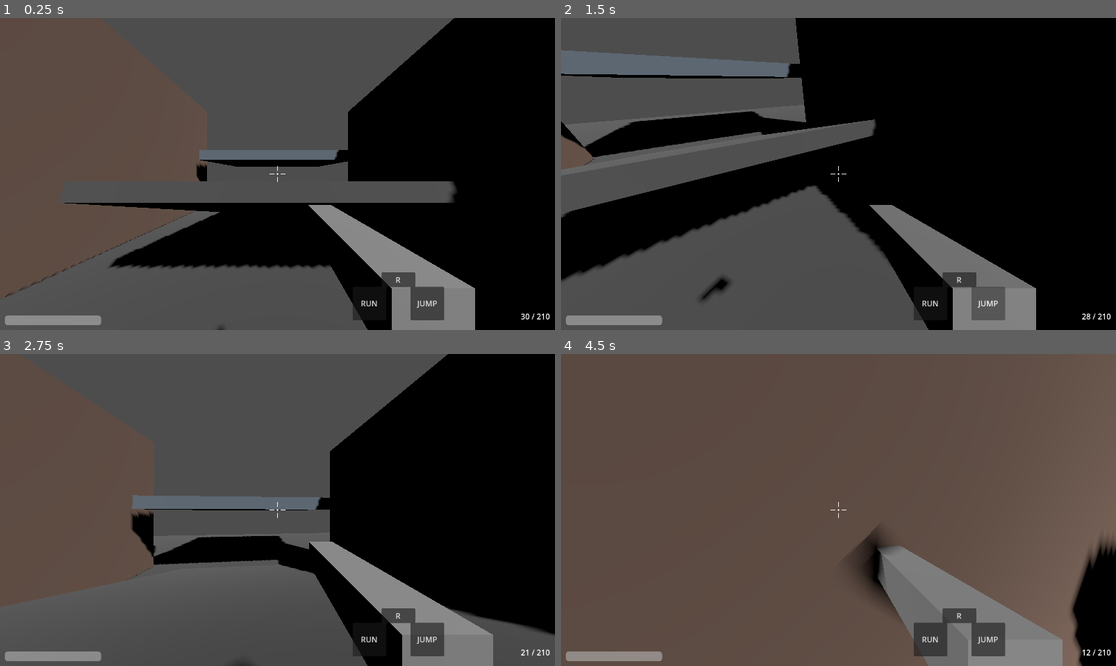
Above: before the commit, frames 1-4 (two rows, left to right).
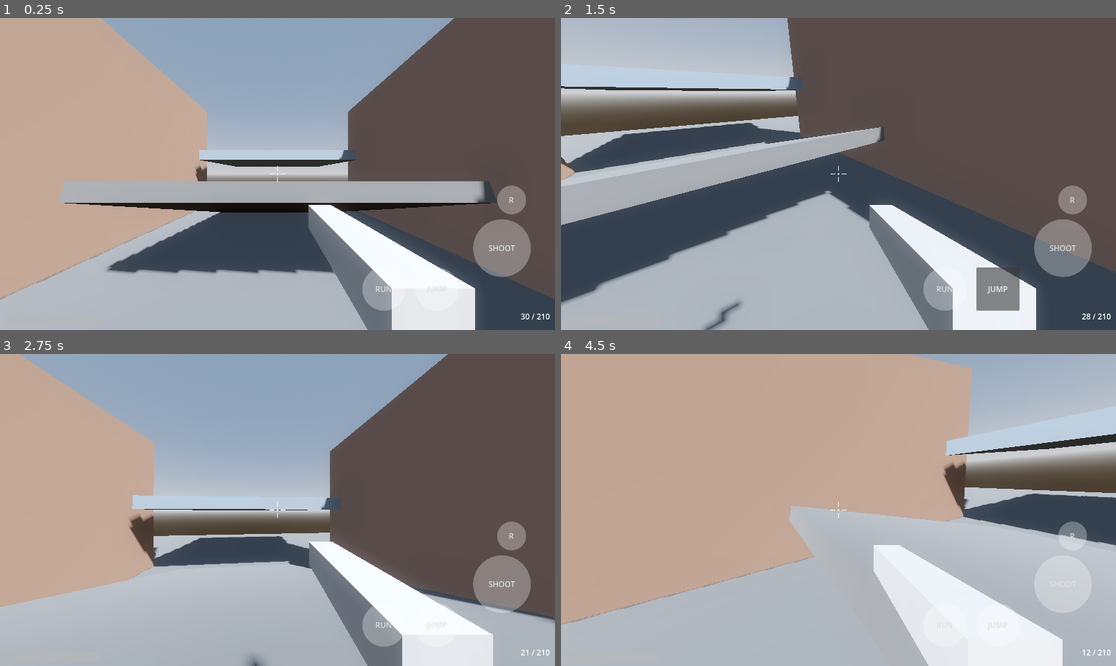
Above: after the commit, the same moments.

Repository: andreslpxz/bo-3-mobile
Game: Godot game, scene res://scenes/Main.tscn
The game is run twice, just before and just after one commit, with the same random seed, the same clock (stepped at 60 frames per second) and the same inputs.
Inputs (mouse positions are in pixels of both pictures, inside the frame that each line leads up to):
- Up to frame 1 (0.25 s): no input
- Up to frame 2 (1.5 s): click (1060, 248) at 0.5 s, where only the run after the commit has a clickable "SHOOT"; click "JUMP" at 1.25 s
- Up to frame 3 (2.75 s): move the mouse to (305, 510) at 2.02 s; press the mouse at (305, 510) at 2.03 s; hold W (move_forward) from 2.03 s (still down); tap Space (jump) at 2.27, 2.57 s; tap Shift (sprint) at 2.3 s
- Up to frame 4 (4.5 s): keep holding W (move_forward); move the mouse to (810, 510) at 2.77 s; release the mouse at (810, 510) at 2.78 s; tap Shift (sprint) at 2.85 s; tap Space (jump) at 3.02, 3.05, 3.32, 3.6 s; move the mouse to (849, 503) at 3.52 s; press the mouse at (849, 503) at 3.53 s; move the mouse to (832, 516) at 4.27 s; release the mouse at (832, 516) at 4.28 s; right-click (832, 516) at 4.35 s

The runs differ from the first frame. In frame 1, 99% of the frame differs, in the area x 0-100%, y 0-100%; in frame 2, 96%; in frame 3, 99%; in frame 4, 98%.

Commit message:
Fix UI/Controls, add graphics & enemy AI
- Fixed left virtual joystick inverted movement.
- Removed right virtual joystick and replaced it with a multi-touch logic where dragging on the right half of the screen turns the camera.
- Styled JUMP, RUN, R (reload), and SHOOT buttons with transparent styles.
- Connected a new virtual shoot action.
- Enabled graphics enhancements: Environment node with ProceduralSkyMaterial, Glow, SSR. Adjusted directional light.
- Created Enemy AI that follows the player and takes damage.

Co-authored-by: andreslpxz <264598160+andreslpxz@users.noreply.github.com>

Diff:
--- /dev/null
+++ b/bo-3-fixe/scenes/Enemy.tscn
@@ -0,0 +1,20 @@
+[gd_scene format=3 uid="uid://enemy1234567"]
+
+[ext_resource type="Script" path="res://scripts/enemy.gd" id="1_enemy"]
+
+[sub_resource type="CapsuleShape3D" id="CapsuleShape3D_enemy"]
+radius = 0.5
+height = 2.0
+
+[sub_resource type="CapsuleMesh" id="CapsuleMesh_enemy"]
+radius = 0.5
+height = 2.0
+
+[node name="Enemy" type="CharacterBody3D"]
+script = ExtResource("1_enemy")
+
+[node name="CollisionShape3D" type="CollisionShape3D" parent="."]
+shape = SubResource("CapsuleShape3D_enemy")
+
+[node name="MeshInstance3D" type="MeshInstance3D" parent="."]
+mesh = SubResource("CapsuleMesh_enemy")
--- a/bo-3-fixe/scenes/HUD.tscn
+++ b/bo-3-fixe/scenes/HUD.tscn
@@ -4,7 +4,21 @@
 [ext_resource type="Script" path="res://scripts/crosshair.gd" id="2_crosshair"]
 [ext_resource type="Script" path="res://scripts/hit_marker.gd" id="3_hitmarker"]
 
-[node name="HUD" type="CanvasLayer"]
+[sub_resource type="StyleBoxFlat" id="StyleBoxFlat_BtnNormal"]
+bg_color = Color(1, 1, 1, 0.3)
+corner_radius_top_left = 60
+corner_radius_top_right = 60
+corner_radius_bottom_right = 60
+corner_radius_bottom_left = 60
+
+[sub_resource type="StyleBoxFlat" id="StyleBoxFlat_BtnPressed"]
+bg_color = Color(1, 1, 1, 0.6)
+corner_radius_top_left = 60
+corner_radius_top_right = 60
+corner_radius_bottom_right = 60
+corner_radius_bottom_left = 60
+
+[node name="HUD" type="CanvasLayer" groups=["hud"]]
 script = ExtResource("1_hud")
 
 [node name="AmmoLabel" type="Label" parent="."]
@@ -97,39 +111,6 @@
 grow_horizontal = 2
 grow_vertical = 2
 
-[node name="JoystickRight" type="Control" parent="."]
-layout_mode = 3
-anchors_preset = 3
-anchor_left = 1.0
-anchor_top = 1.0
-anchor_right = 1.0
-anchor_bottom = 1.0
-offset_left = -220.0
-offset_top = -220.0
-offset_right = -20.0
-offset_bottom = -20.0
-grow_horizontal = 0
-grow_vertical = 0
-
-[node name="JoystickRightBase" type="Control" parent="JoystickRight"]
-layout_mode = 1
-anchors_preset = 15
-anchor_right = 1.0
-anchor_bottom = 1.0
-
-[node name="JoystickRightKnob" type="Control" parent="JoystickRight"]
-layout_mode = 1
-anchor_left = 0.5
-anchor_top = 0.5
-anchor_right = 0.5
-anchor_bottom = 0.5
-offset_left = -30.0
-offset_top = -30.0
-offset_right = 30.0
-offset_bottom = 30.0
-grow_horizontal = 2
-grow_vertical = 2
-
 [node name="ButtonsRight" type="Control" parent="."]
 layout_mode = 3
 anchors_preset = 3
@@ -137,39 +118,78 @@
 anchor_top = 1.0
 anchor_right = 1.0
 anchor_bottom = 1.0
-offset_left = -420.0
-offset_top = -120.0
-offset_right = -230.0
-offset_bottom = -20.0
+offset_left = -450.0
+offset_top = -300.0
+offset_right = -10.0
+offset_bottom = -10.0
 grow_horizontal = 0
 grow_vertical = 0
+mouse_filter = 2
+
+[node name="ShootBtn" type="Button" parent="ButtonsRight"]
+layout_mode = 1
+anchors_preset = 3
+anchor_left = 1.0
+anchor_top = 1.0
+anchor_right = 1.0
+anchor_bottom = 1.0
+offset_left = -160.0
+offset_top = -220.0
+offset_right = -40.0
+offset_bottom = -100.0
+grow_horizontal = 0
+grow_vertical = 0
+theme_override_styles/normal = SubResource("StyleBoxFlat_BtnNormal")
+theme_override_styles/pressed = SubResource("StyleBoxFlat_BtnPressed")
+text = "SHOOT"
 
 [node name="JumpBtn" type="Button" parent="ButtonsRight"]
 layout_mode = 1
+anchors_preset = 3
 anchor_left = 1.0
+anchor_top = 1.0
 anchor_right = 1.0
-offset_left = -70.0
-offset_top = 30.0
-offset_right = 0.0
-offset_bottom = 100.0
+anchor_bottom = 1.0
+offset_left = -280.0
+offset_top = -120.0
+offset_right = -190.0
+offset_bottom = -30.0
 grow_horizontal = 0
+grow_vertical = 0
+theme_override_styles/normal = SubResource("StyleBoxFlat_BtnNormal")
+theme_override_styles/pressed = SubResource("StyleBoxFlat_BtnPressed")
 text = "JUMP"
 
 [node name="SprintBtn" type="Button" parent="ButtonsRight"]
 layout_mode = 1
-offset_left = 0.0
-offset_top = 30.0
-offset_right = 70.0
-offset_bottom = 100.0
+anchors_preset = 3
+anchor_left = 1.0
+anchor_top = 1.0
+anchor_right = 1.0
+anchor_bottom = 1.0
+offset_left = -390.0
+offset_top = -120.0
+offset_right = -300.0
+offset_bottom = -30.0
+grow_horizontal = 0
+grow_vertical = 0
+theme_override_styles/normal = SubResource("StyleBoxFlat_BtnNormal")
+theme_override_styles/pressed = SubResource("StyleBoxFlat_BtnPressed")
 text = "RUN"
 
 [node name="ReloadBtn" type="Button" parent="ButtonsRight"]
 layout_mode = 1
-anchor_left = 0.5
-anchor_right = 0.5
-offset_left = -35.0
-offset_top = 0.0
-offset_right = 35.0
-offset_bottom = 25.0
-grow_horizontal = 2
+anchors_preset = 3
+anchor_left = 1.0
+anchor_top = 1.0
+anchor_right = 1.0
+anchor_bottom = 1.0
+offset_left = -110.0
+offset_top = -290.0
+offset_right = -50.0
+offset_bottom = -230.0
+grow_horizontal = 0
+grow_vertical = 0
+theme_override_styles/normal = SubResource("StyleBoxFlat_BtnNormal")
+theme_override_styles/pressed = SubResource("StyleBoxFlat_BtnPressed")
 text = "R"
--- a/bo-3-fixe/scenes/Main.tscn
+++ b/bo-3-fixe/scenes/Main.tscn
@@ -2,6 +2,27 @@
 
 [ext_resource type="PackedScene" path="res://scenes/player.tscn" id="1_player"]
 [ext_resource type="PackedScene" path="res://scenes/HUD.tscn" id="2_hud"]
+[ext_resource type="PackedScene" path="res://scenes/Enemy.tscn" id="3_enemy"]
+
+
+
+[sub_resource type="ProceduralSkyMaterial" id="ProceduralSkyMaterial_abc12"]
+sky_top_color = Color(0.385, 0.454, 0.55, 1)
+sky_horizon_color = Color(0.646, 0.656, 0.67, 1)
+ground_bottom_color = Color(0.2, 0.169, 0.133, 1)
+ground_horizon_color = Color(0.646, 0.656, 0.67, 1)
+
+[sub_resource type="Sky" id="Sky_abc12"]
+sky_material = SubResource("ProceduralSkyMaterial_abc12")
+
+[sub_resource type="Environment" id="Environment_abc12"]
+background_mode = 2
+sky = SubResource("Sky_abc12")
+tonemap_mode = 2
+glow_enabled = true
+glow_intensity = 1.0
+glow_bloom = 0.2
+ssr_enabled = true
 
 [sub_resource type="BoxShape3D" id="BoxShape3D_floor"]
 size = Vector3(40, 1, 40)
@@ -44,6 +65,9 @@
 
 [node name="Main" type="Node3D"]
 
+[node name="WorldEnvironment" type="WorldEnvironment" parent="."]
+environment = SubResource("Environment_abc12")
+
 [node name="Player" parent="." instance=ExtResource("1_player")]
 position = Vector3(0, 2, 0)
 
@@ -51,9 +75,10 @@
 
 [node name="DirectionalLight3D" type="DirectionalLight3D" parent="."]
 position = Vector3(0, 10, 0)
-rotation = Vector3(-0.785, 0.524, 0)
-light_energy = 1.2
+rotation = Vector3(-0.866, 0.5, -0.5)
+light_energy = 1.5
 shadow_enabled = true
+shadow_blur = 1.5
 
 [node name="Floor" type="StaticBody3D" parent="."]
 position = Vector3(0, -0.5, 0)
@@ -105,3 +130,5 @@
 [node name="MeshInstance3D" type="MeshInstance3D" parent="Ramp"]
 mesh = SubResource("BoxMesh_ramp")
 surface_material_override/0 = SubResource("Mat_floor")
+[node name="Enemy" parent="." instance=ExtResource("3_enemy")]
+position = Vector3(0, 1, 10)
--- /dev/null
+++ b/bo-3-fixe/scripts/enemy.gd
@@ -0,0 +1,51 @@
+extends CharacterBody3D
+
+@onready var hud: CanvasLayer = get_tree().get_first_node_in_group("hud")
+
+@export var hp: float = 150.0
+@export var speed: float = 4.0
+@export var gravity: float = 20.0
+
+var player: CharacterBody3D
+
+func _ready() -> void:
+	add_to_group("enemy")
+	await get_tree().process_frame
+	player = get_tree().get_first_node_in_group("player")
+
+func _physics_process(delta: float) -> void:
+	if not is_on_floor():
+		velocity.y -= gravity * delta
+
+	if player:
+		var dir = (player.global_position - global_position).normalized()
+		# only move horizontally
+		dir.y = 0
+		dir = dir.normalized()
+
+		velocity.x = dir.x * speed
+		velocity.z = dir.z * speed
+
+		# Look at player
+		if dir.length_squared() > 0.001:
+			var target_pos = player.global_position
+			target_pos.y = global_position.y
+			look_at(target_pos, Vector3.UP)
+
+	move_and_slide()
+
+func take_damage(amount: float) -> void:
+	if hud and hud.has_method("show_hit_marker"):
+		hud.show_hit_marker()
+	hp -= amount
+	# Change color briefly as feedback (optional, but good for testing)
+	var mesh = $MeshInstance3D
+	if mesh and mesh.get_surface_override_material(0) == null:
+		var mat = StandardMaterial3D.new()
+		mat.albedo_color = Color.RED
+		mesh.set_surface_override_material(0, mat)
+
+	if hp <= 0:
+		queue_free()
+	if hud and hud.has_method("show_hit_marker"):
+		hud.show_hit_marker()
--- a/bo-3-fixe/scripts/hud.gd
+++ b/bo-3-fixe/scripts/hud.gd
@@ -10,10 +10,8 @@
 @onready var joy_left_base:  Control = $JoystickLeft/JoystickLeftBase
 @onready var joy_left_knob:  Control = $JoystickLeft/JoystickLeftKnob
 
-# ─── Joystick Derecho (cámara) ─────────────────────────────
-@onready var joy_right:      Control = $JoystickRight
-@onready var joy_right_base: Control = $JoystickRight/JoystickRightBase
-@onready var joy_right_knob: Control = $JoystickRight/JoystickRightKnob
+# ─── Disparo ───────────────────────────────────────────────
+@onready var btn_shoot: Button = $ButtonsRight/ShootBtn
 
 # ─── Botones ───────────────────────────────────────────────
 @onready var btn_jump:   Button = $ButtonsRight/JumpBtn
@@ -50,6 +48,14 @@
 	btn_sprint.button_down.connect(func(): touch_sprint = true)
 	btn_sprint.button_up.connect(func(): touch_sprint = false)
 	btn_reload.pressed.connect(_on_reload_pressed)
+	btn_shoot.button_down.connect(func(): _set_shooting(true))
+	btn_shoot.button_up.connect(func(): _set_shooting(false))
+
+func _set_shooting(shooting: bool) -> void:
+	if not player: return
+	var weapon = player.get_node_or_null("Head/Camera3D/WeaponHolder/Weapon")
+	if weapon:
+		weapon.virtual_shoot = shooting
 
 func _on_reload_pressed() -> void:
 	if not player: return
@@ -61,8 +67,6 @@
 	# Dibuja los círculos de los joysticks via _draw() sobreescrito en los bases
 	joy_left_base.draw.connect(_draw_base.bind(joy_left_base))
 	joy_left_knob.draw.connect(_draw_knob.bind(joy_left_knob))
-	joy_right_base.draw.connect(_draw_base.bind(joy_right_base))
-	joy_right_knob.draw.connect(_draw_knob.bind(joy_right_knob))
 
 func _draw_base(node: Control) -> void:
 	var c := node.size * 0.5
@@ -80,7 +84,20 @@
 	elif event is InputEventScreenDrag:
 		_handle_drag(event)
 
+func _is_position_on_button(pos: Vector2) -> bool:
+	var buttons = [btn_jump, btn_sprint, btn_reload, btn_shoot]
+	for btn in buttons:
+		if is_instance_valid(btn):
+			var rect = Rect2(btn.global_position, btn.size)
+			if rect.has_point(pos):
+				return true
+	return false
+
 func _handle_touch(event: InputEventScreenTouch) -> void:
+	# Skip if pressing a button
+	if _is_position_on_button(event.position):
+		return
+
 	var screen_mid := get_viewport().get_visible_rect().size.x * 0.5
 
 	if event.pressed:
@@ -90,7 +107,6 @@
 		elif event.position.x >= screen_mid and right_touch_index == -1:
 			right_touch_index = event.index
 			right_value = Vector2.ZERO
-			_reset_right_knob()
 	else:
 		if event.index == left_touch_index:
 			left_touch_index = -1
@@ -99,13 +115,13 @@
 		elif event.index == right_touch_index:
 			right_touch_index = -1
 			right_value = Vector2.ZERO
-			_reset_right_knob()
 
 func _handle_drag(event: InputEventScreenDrag) -> void:
 	if event.index == left_touch_index:
 		_update_left_knob(event.position)
 	elif event.index == right_touch_index:
 		_update_right_value(event.relative)
+
 
 func _update_left_knob(screen_pos: Vector2) -> void:
 	var base_center := joy_left.global_position + joy_left.size * 0.5
@@ -121,14 +137,8 @@
 
 func _update_right_value(relative: Vector2) -> void:
 	right_value = relative
-	# Mover knob derecho para feedback visual
-	var center := joy_right.size * 0.5
-	var current := joy_right_knob.position + joy_right_knob.size * 0.5
-	var offset := (current - center + relative).limit_length(JOY_RADIUS)
-	joy_right_knob.position = center + offset - joy_right_knob.size * 0.5
 
-func _reset_right_knob() -> void:
-	joy_right_knob.position = joy_right.size * 0.5 - joy_right_knob.size * 0.5
+
 
 func _process(delta: float) -> void:
 	if not player: return
--- a/bo-3-fixe/scripts/player_controller.gd
+++ b/bo-3-fixe/scripts/player_controller.gd
@@ -111,8 +111,8 @@
 	if Input.is_action_pressed("move_right"):   dir += transform.basis.x
 	# Input joystick virtual (se combina con teclado)
 	if virtual_move.length() > 0.1:
-		dir -= transform.basis.z * virtual_move.y
-		dir -= transform.basis.x * virtual_move.x
+		dir += transform.basis.z * virtual_move.y
+		dir += transform.basis.x * virtual_move.x
 	dir = dir.normalized()
 	var speed := WALK_SPEED
 	if Input.is_action_pressed("sprint") or virtual_sprint: speed = SPRINT_SPEED
--- a/bo-3-fixe/scripts/weapon_system.gd
+++ b/bo-3-fixe/scripts/weapon_system.gd
@@ -13,6 +13,7 @@
 var can_shoot: bool     = true
 var is_reloading: bool  = false
 var shoot_timer: float  = 0.0
+var virtual_shoot: bool = false
 
 # Rutas
 @onready var camera: Camera3D        = $"../../../Camera3D"
@@ -21,7 +22,7 @@
 func _process(delta: float) -> void:
 	shoot_timer = max(0.0, shoot_timer - delta)
 
-	if Input.is_action_pressed("shoot") and can_shoot \
+	if (Input.is_action_pressed("shoot") or virtual_shoot) and can_shoot \
 	and not is_reloading and ammo_in_mag > 0:
 		_shoot()
 
